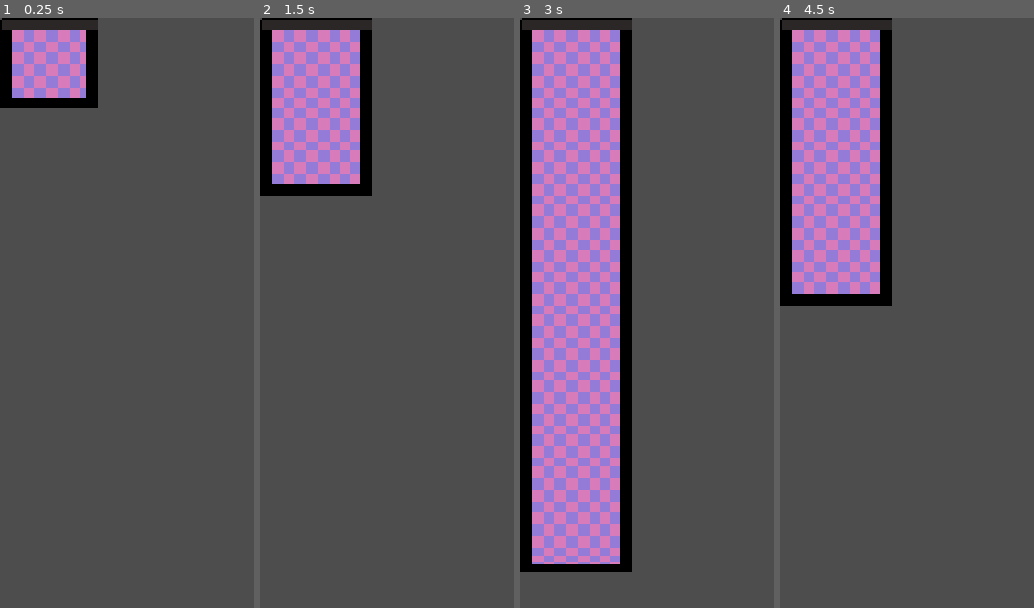
Above: before the commit, frames 1-4 (left to right).
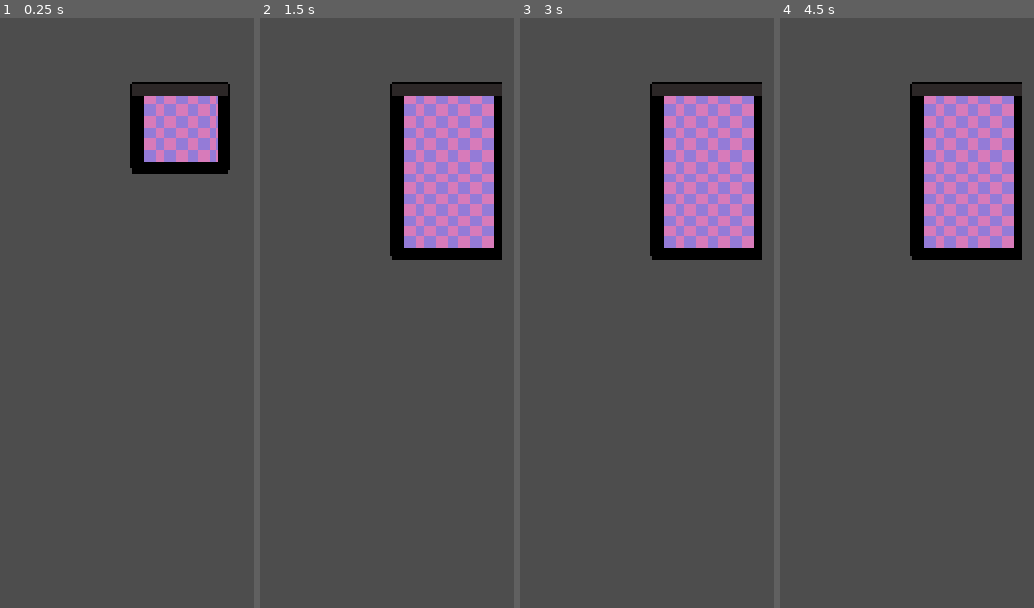
Above: after the commit, the same moments.

Repository: lumilovesyou/Web-Game
Game: Godot game, scene res://scenes/desktop.tscn
Same seed, same stepped clock (60 frames per second), same inputs: the game is played once before the commit and once after it.
Inputs (mouse positions are in pixels of both pictures, inside the frame that each line leads up to):
- Up to frame 1 (0.25 s): no input
- Up to frame 2 (1.5 s): tap Enter at 0.5 s; move the mouse to (outside the picture) at 0.52 s; press the mouse at (outside the picture) at 0.53 s; tap Space at 1.25 s; move the mouse to (outside the picture) at 1.27 s; release the mouse at (outside the picture) at 1.28 s; click (outside the picture) at 1.35 s
- Up to frame 3 (3 s): tap Enter at 2 s; move the mouse to (outside the picture) at 2.02 s; press the mouse at (outside the picture) at 2.03 s; tap Space at 2.75 s; move the mouse to (outside the picture) at 2.77 s; release the mouse at (outside the picture) at 2.78 s; click (outside the picture) at 2.85 s
- Up to frame 4 (4.5 s): tap Enter at 3.5 s; move the mouse to (outside the picture) at 3.52 s; press the mouse at (outside the picture) at 3.53 s; tap Space at 4.25 s; move the mouse to (outside the picture) at 4.27 s; release the mouse at (outside the picture) at 4.28 s; click (outside the picture) at 4.35 s

The runs differ from the first frame. In frame 1, 12% of the frame differs, in the area x 0-91%, y 0-27%; in frame 2, 27%; in frame 3, 55%, in the area x 0-96%, y 0-94%; in frame 4, 35%.

Commit message:
Trying to add cursor shapes

Diff:
--- a/scenes/desktop.tscn
+++ b/scenes/desktop.tscn
@@ -5,16 +5,11 @@
 
 [node name="Node2D" type="Node2D" unique_id=168027259]
 
-[node name="Window" type="Control" parent="." unique_id=316070280]
-layout_mode = 3
-anchors_preset = 0
-offset_right = 40.0
-offset_bottom = 40.0
-
-[node name="NinePatchRect" type="NinePatchRect" parent="Window" unique_id=1080707161]
-layout_mode = 0
-offset_right = 71.0
-offset_bottom = 65.0
+[node name="NinePatchRect" type="NinePatchRect" parent="." unique_id=1080707161]
+offset_left = 94.0
+offset_top = 46.0
+offset_right = 165.0
+offset_bottom = 111.0
 texture = ExtResource("1_xxa2h")
 region_rect = Rect2(0, 0, 81, 81)
 patch_margin_left = 9
--- a/scenes/window_resizer.gd
+++ b/scenes/window_resizer.gd
@@ -3,82 +3,124 @@
 const BORDER_WIDTH := 15
 const MINIMUM_SIZE := Vector2(81, 81)
 
-enum WINDOW_BOUNDARY_TYPE { TOP_LEFT, BOTTOM_LEFT, TOP_RIGHT, BOTTOM_RIGHT, LEFT, RIGHT, TOP, BOTTOM, NONE}
+enum WINDOW_BOUNDARY {
+	TOP_LEFT,
+	BOTTOM_LEFT,
+	TOP_RIGHT,
+	BOTTOM_RIGHT,
+	LEFT,
+	RIGHT,
+	TOP,
+	BOTTOM,
+	NONE
+}
 
 var inital_rect := Rect2()
-var active_boundary : WINDOW_BOUNDARY_TYPE
+var active_boundary : WINDOW_BOUNDARY
 
 var drag_offset := Vector2.ZERO
 var inital_mouse_pos := Vector2.ZERO
+var cursor_shape := Input.CURSOR_ARROW
 
-func get_boundary_at_position(mouse_pos: Vector2) -> WINDOW_BOUNDARY_TYPE:
+func get_boundary_at_position(rect: Rect2, mouse_pos: Vector2) -> WINDOW_BOUNDARY:
+	var left: bool = mouse_pos.x <= rect.position.x + BORDER_WIDTH
+	var right: bool = mouse_pos.x >= rect.end.x - BORDER_WIDTH
+	var top: bool = mouse_pos.y <= rect.position.y + BORDER_WIDTH
+	var bottom: bool = mouse_pos.y >= rect.end.y - BORDER_WIDTH
+
+	if left and top: return WINDOW_BOUNDARY.TOP_LEFT
+	if left and bottom: return WINDOW_BOUNDARY.BOTTOM_LEFT
+	if right and top: return WINDOW_BOUNDARY.TOP_RIGHT
+	if right and bottom: return WINDOW_BOUNDARY.BOTTOM_RIGHT
+	if left: return WINDOW_BOUNDARY.LEFT
+	if right: return WINDOW_BOUNDARY.RIGHT
+	if top: return WINDOW_BOUNDARY.TOP
+	if bottom: return WINDOW_BOUNDARY.BOTTOM
+	return WINDOW_BOUNDARY.NONE
+
+func manage_cursor(mouse_pos: Vector2, rect: Rect2) -> void:
+	var edge := get_boundary_at_position(rect, mouse_pos)
+
+	match edge:
+		WINDOW_BOUNDARY.TOP_LEFT, WINDOW_BOUNDARY.BOTTOM_RIGHT:
+			Input.set_default_cursor_shape(Input.CURSOR_FDIAGSIZE)
+		WINDOW_BOUNDARY.TOP_RIGHT, WINDOW_BOUNDARY.BOTTOM_LEFT:
+			Input.set_default_cursor_shape(Input.CURSOR_BDIAGSIZE)
+		WINDOW_BOUNDARY.LEFT, WINDOW_BOUNDARY.RIGHT:
+			Input.set_default_cursor_shape(Input.CURSOR_HSIZE)
+		WINDOW_BOUNDARY.TOP, WINDOW_BOUNDARY.BOTTOM:
+			Input.set_default_cursor_shape(Input.CURSOR_VSIZE)
+
+func _process(delta: float) -> void:
+	var mouse_pos := get_global_mouse_position()
 	var rect := get_global_rect()
-	var left: bool = mouse_pos.x < rect.position.x + BORDER_WIDTH
-	var right: bool = mouse_pos.x > rect.end.x - BORDER_WIDTH
-	var top: bool = mouse_pos.y < rect.position.y + BORDER_WIDTH
-	var bottom: bool = mouse_pos.y > rect.end.y - BORDER_WIDTH
 
-	if left and top: return WINDOW_BOUNDARY_TYPE.TOP_LEFT
-	if left and bottom: return WINDOW_BOUNDARY_TYPE.BOTTOM_LEFT
-	if right and top: return WINDOW_BOUNDARY_TYPE.TOP_RIGHT
-	if right and bottom: return WINDOW_BOUNDARY_TYPE.BOTTOM_RIGHT
-	if left: return WINDOW_BOUNDARY_TYPE.LEFT
-	if right: return WINDOW_BOUNDARY_TYPE.RIGHT
-	if top: return WINDOW_BOUNDARY_TYPE.TOP
-	if bottom: return WINDOW_BOUNDARY_TYPE.BOTTOM
-	return WINDOW_BOUNDARY_TYPE.NONE
+	if not rect.has_point(mouse_pos) && active_boundary == WINDOW_BOUNDARY.NONE:
+		return
+
+	if cursor_shape == Input.CURSOR_ARROW:
+		manage_cursor(mouse_pos, rect)
 
 func _input(event: InputEvent) -> void:
 	var mouse_pos := get_global_mouse_position()
+	var rect := get_global_rect()
+
+	if not rect.has_point(mouse_pos) && active_boundary == WINDOW_BOUNDARY.NONE:
+		Input.set_default_cursor_shape(Input.CURSOR_ARROW)
+		return
+
+	var edge := get_boundary_at_position(rect, mouse_pos)
 
 	# Find the corner currently being dragged on click down
 	if Input.is_action_just_pressed("LeftMouseButton"):
-		var edge := get_boundary_at_position(mouse_pos)
-		if edge != WINDOW_BOUNDARY_TYPE.NONE:
+		if edge != WINDOW_BOUNDARY.NONE:
 			active_boundary = edge
 			inital_mouse_pos = mouse_pos
 			inital_rect = get_global_rect()
 			drag_offset = get_screen_position() - mouse_pos
 
+			manage_cursor(mouse_pos, rect)
+			cursor_shape = Input.get_current_cursor_shape();
+
 	# Move when click is down
-	if Input.is_action_pressed("LeftMouseButton") and active_boundary != WINDOW_BOUNDARY_TYPE.NONE:
+	if Input.is_action_pressed("LeftMouseButton") and active_boundary != WINDOW_BOUNDARY.NONE:
 		var mouse_delta := mouse_pos - inital_mouse_pos
 
 		var new_pos := inital_rect.position
 		var new_size := inital_rect.size
 
 		match active_boundary:
-			WINDOW_BOUNDARY_TYPE.TOP_LEFT:
+			WINDOW_BOUNDARY.TOP_LEFT:
 				new_size.x = max(MINIMUM_SIZE.x, inital_rect.size.x - mouse_delta.x)
 				new_pos.x = inital_rect.end.x - new_size.x
 				new_size.y = max(MINIMUM_SIZE.y, inital_rect.size.y - mouse_delta.y)
 				new_pos.y = inital_rect.end.y - new_size.y
 
-			WINDOW_BOUNDARY_TYPE.BOTTOM_LEFT:
+			WINDOW_BOUNDARY.BOTTOM_LEFT:
 				new_size.x = max(MINIMUM_SIZE.x, inital_rect.size.x - mouse_delta.x)
 				new_pos.x = inital_rect.end.x - new_size.x
 				new_size.y = max(MINIMUM_SIZE.y, inital_rect.size.y + mouse_delta.y)
 
-			WINDOW_BOUNDARY_TYPE.TOP_RIGHT:
+			WINDOW_BOUNDARY.TOP_RIGHT:
 				new_size.x = max(MINIMUM_SIZE.x, inital_rect.size.x + mouse_delta.x)
 				new_size.y = max(MINIMUM_SIZE.y, inital_rect.size.y - mouse_delta.y)
 				new_pos.y = inital_rect.end.y - new_size.y
 
-			WINDOW_BOUNDARY_TYPE.BOTTOM_RIGHT:
+			WINDOW_BOUNDARY.BOTTOM_RIGHT:
 				new_size.x = max(MINIMUM_SIZE.x, inital_rect.size.x + mouse_delta.x)
 				new_size.y = max(MINIMUM_SIZE.y, inital_rect.size.y + mouse_delta.y)
 
-			WINDOW_BOUNDARY_TYPE.LEFT:
+			WINDOW_BOUNDARY.LEFT:
 				new_size.x = max(MINIMUM_SIZE.x, inital_rect.size.x - mouse_delta.x)
 				new_pos.x = inital_rect.end.x - new_size.x
 
-			WINDOW_BOUNDARY_TYPE.RIGHT:
+			WINDOW_BOUNDARY.RIGHT:
 				new_size.x = max(MINIMUM_SIZE.x, inital_rect.size.x + mouse_delta.x)
 
-			WINDOW_BOUNDARY_TYPE.TOP:
+			WINDOW_BOUNDARY.TOP:
 				new_pos = mouse_pos + drag_offset
 
-			WINDOW_BOUNDARY_TYPE.BOTTOM:
+			WINDOW_BOUNDARY.BOTTOM:
 				new_size.y = max(MINIMUM_SIZE.y, inital_rect.size.y + mouse_delta.y)
 
 		set_global_position(new_pos)
@@ -86,4 +128,5 @@
 
 	# Reset variable when click is up
 	if Input.is_action_just_released("LeftMouseButton"):
-		active_boundary = WINDOW_BOUNDARY_TYPE.NONE
+		active_boundary = WINDOW_BOUNDARY.NONE
+		cursor_shape = Input.CURSOR_ARROW
